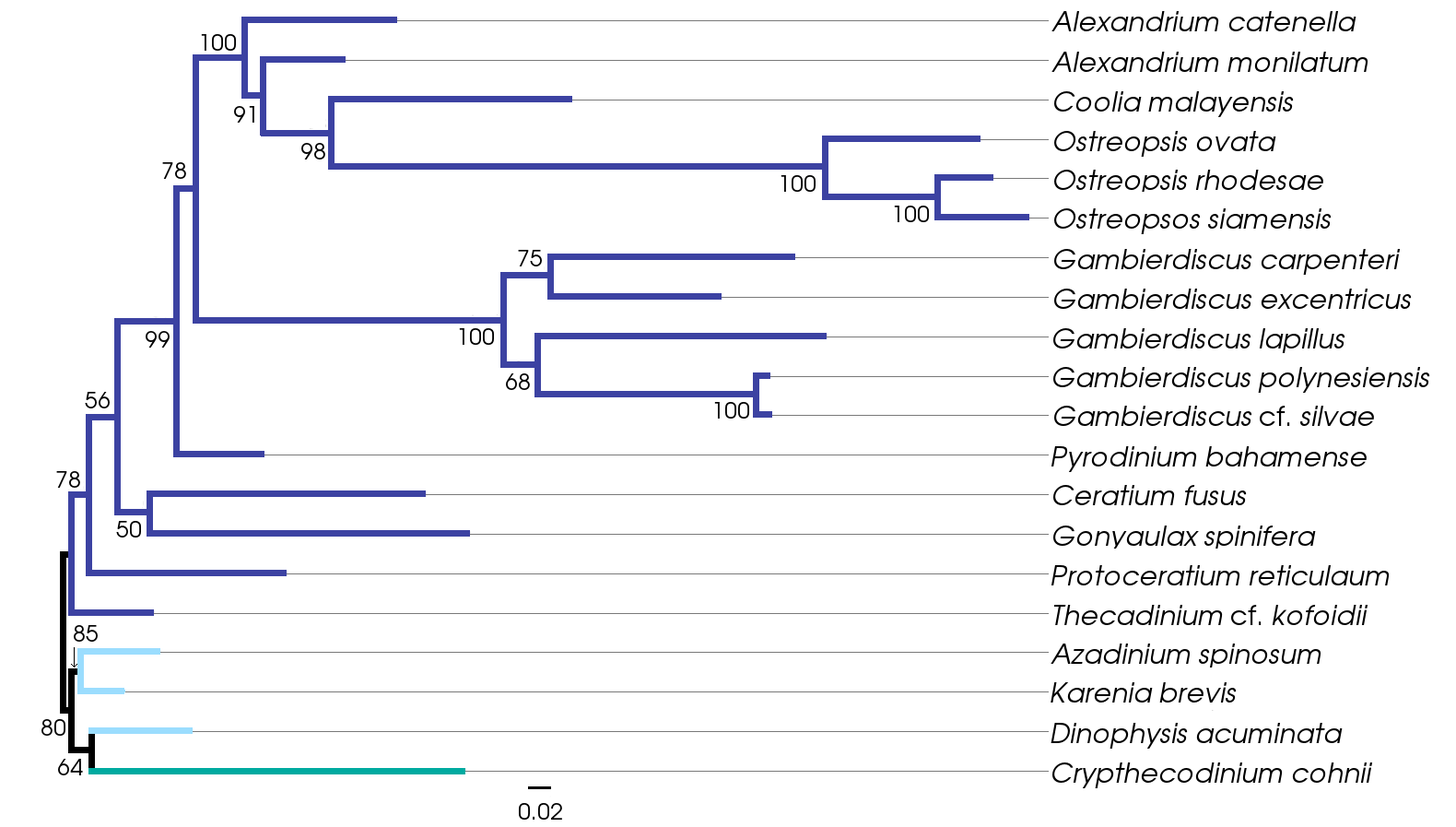
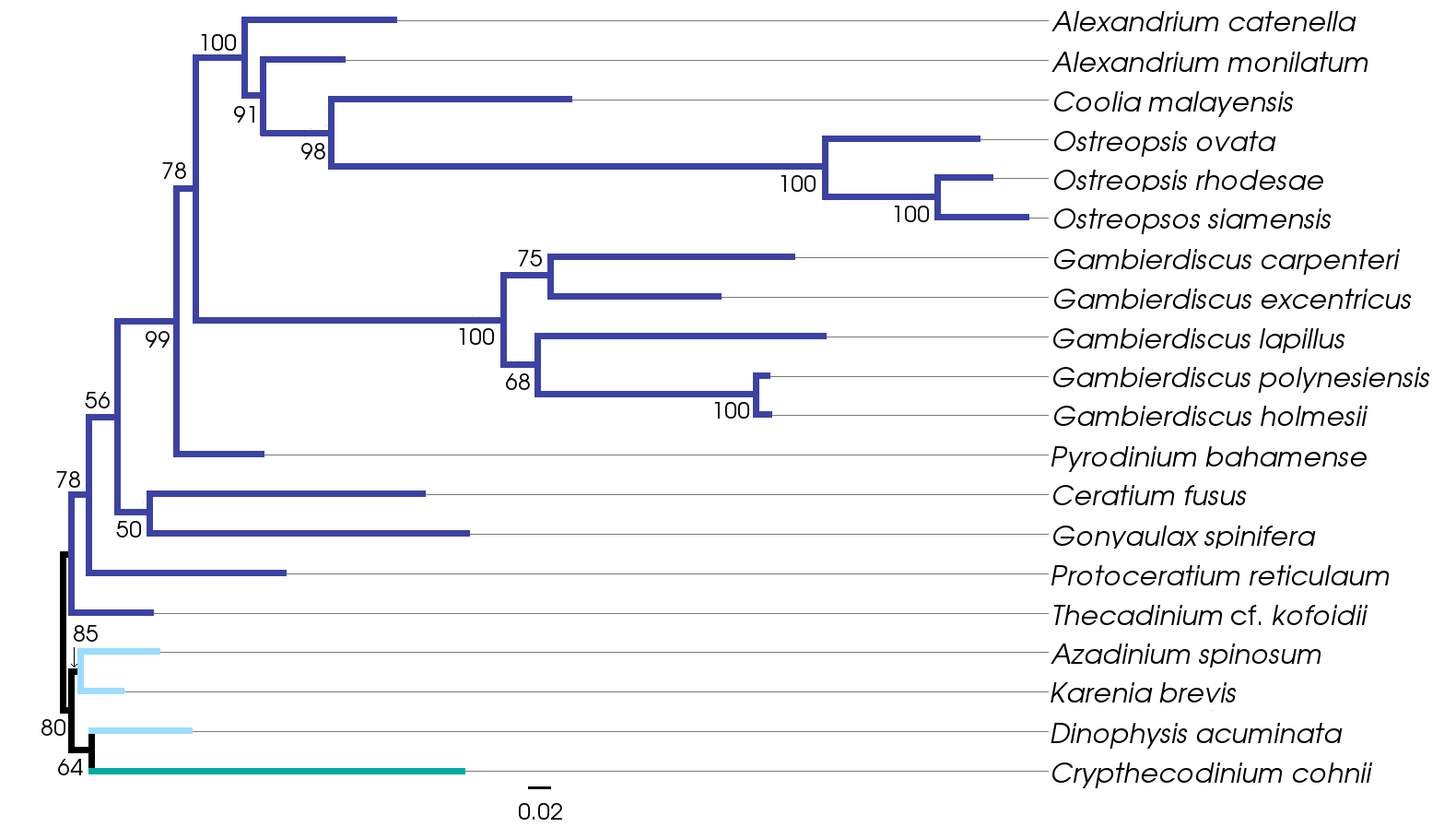
Two versions of the same layered image (1456x827). Layer-by-layer changes:
renamed "Gambierdiscus cf. silvae" to "Gambierdiscus holmesii", painted on it over (1259, 405, 1374, 426)
